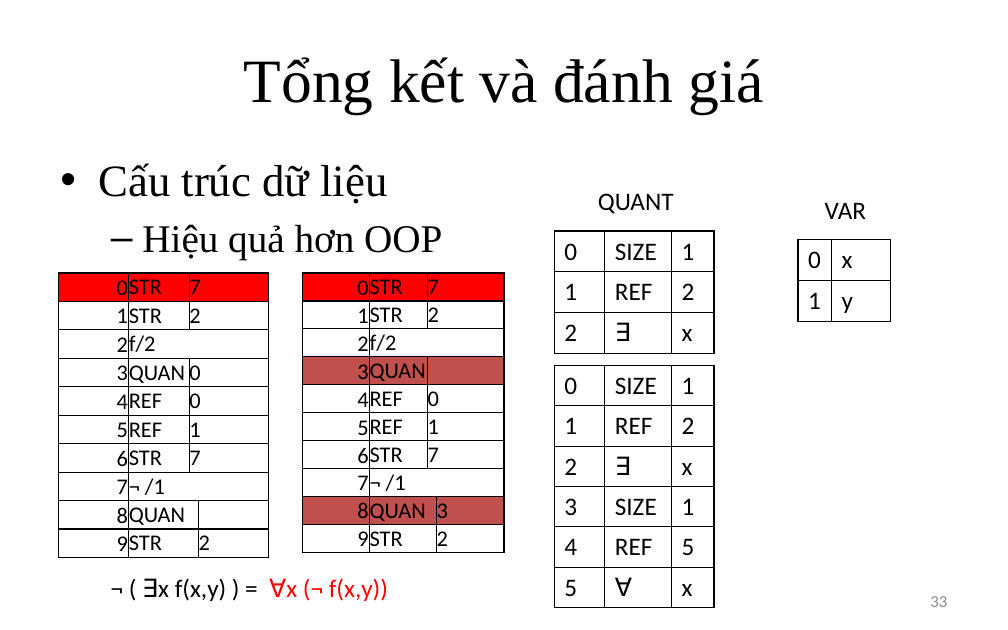
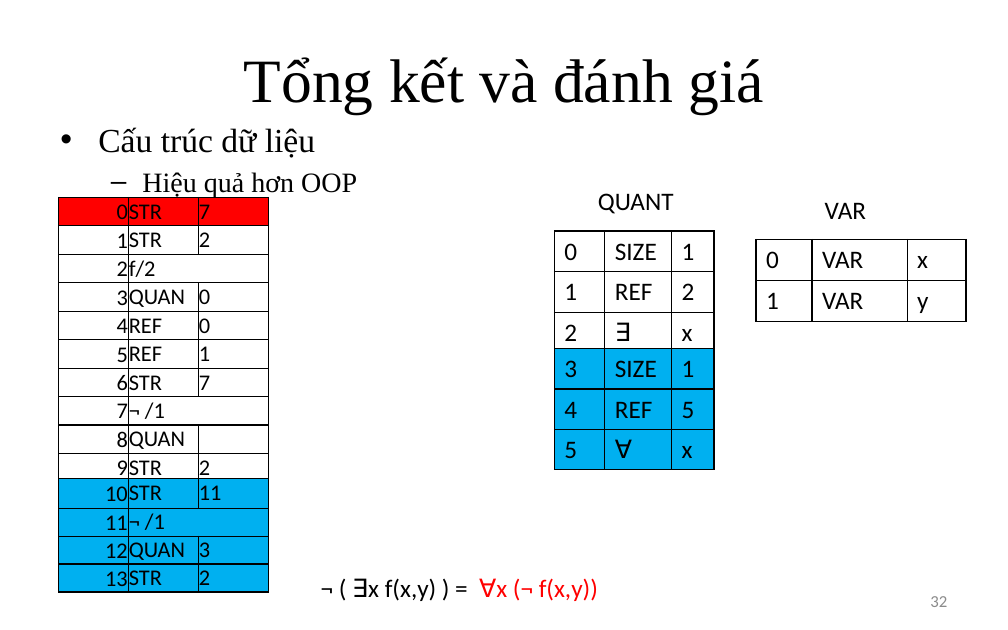
Before and after one commit to giang-rocker/logic, a slide deck: slide 32 of Report/SUY LUẬN TỰ NHIÊN.pptx (slide 33 before the commit). Drawn at 1008x630 pixels with LibreOffice and Linux fonts; fonts in the diff are those of the drawing. Boxes give left, top, right and bottom in pixels: in the first picture for what was removed or moved away, otherwise in the second. Text is boxed around its words. In the diff, an @@ line names an element or a change of style, - is before the commit and + after.

```diff
--- a/Report/SUY LUẬN TỰ NHIÊN.pptx
+++ b/Report/SUY LUẬN TỰ NHIÊN.pptx
@@ text "Cấu trúc dữ liệu": place and size @@
-text "Cấu trúc dữ liệu" at bbox=[98, 163, 442, 260]
+text "Cấu trúc dữ liệu" at bbox=[98, 127, 357, 197]
@@ text "Cấu trúc dữ liệu" at bbox=[98, 127, 357, 197]: size 32 to 24 pt in "Cấu trúc dữ liệu"; size 28 to 20 pt in "Hiệu quả hơn OOP"; less space between paragraphs @@
@@ table at bbox=[58, 198, 267, 485] @@
-column 3: 7 | 2 |  | 0 | 0 | 1 | 7 |  |  | 
-column 4:  |  |  |  |  |  |  |  |  | 2
+column 3: 7 | 2 |  | 0 | 0 | 1 | 7 |  |  | 2
@@ table: place and size @@
-table at bbox=[58, 273, 267, 554]
+table at bbox=[58, 198, 267, 485]
@@ table at bbox=[756, 240, 966, 321] @@
+column 2: VAR | VAR
@@ table: place and size @@
-table at bbox=[798, 240, 890, 321]
+table at bbox=[756, 240, 966, 321]
@@ table at bbox=[554, 349, 714, 470] @@
-row 1: 0 | SIZE | 1
-row 2: 1 | REF | 2
-row 3: 2 | ∃ | x
@@ table: place and size @@
-table at bbox=[554, 365, 714, 607]
+table at bbox=[554, 349, 714, 470]
@@ table at bbox=[58, 478, 267, 596] @@
-0 | STR | 7 | 
-1 | STR | 2 | 
-2 | f/2 |  | 
-3 | QUAN |  | 
-4 | REF | 0 | 
-5 | REF | 1 | 
-6 | STR | 7 | 
-7 | ¬ /1 |  | 
-8 | QUAN |  | 3
-9 | STR |  | 2
+10 | STR | 11
+11 | ¬ /1 | 
+12 | QUAN | 3
+13 | STR | 2
@@ table: place and size @@
-table at bbox=[302, 273, 505, 557]
+table at bbox=[58, 478, 267, 596]
@@ text "¬ ( ∃x f(x,y) )": place and size @@
-text "¬ ( ∃x f(x,y) )" at bbox=[158, 578, 227, 601]
+text "¬ ( ∃x f(x,y) )" at bbox=[368, 578, 437, 601]
@@ text "= ∀x (¬ f(x,y))": place and size @@
-text "= ∀x (¬ f(x,y))" at bbox=[286, 578, 388, 601]
+text "= ∀x (¬ f(x,y))" at bbox=[496, 578, 598, 601]
@@ page number at bbox=[930, 596, 947, 607]: text changed @@
-33
+32
```
Also in this commit, not shown: 12 other slides changed, 1 slide removed, 5 other files.
